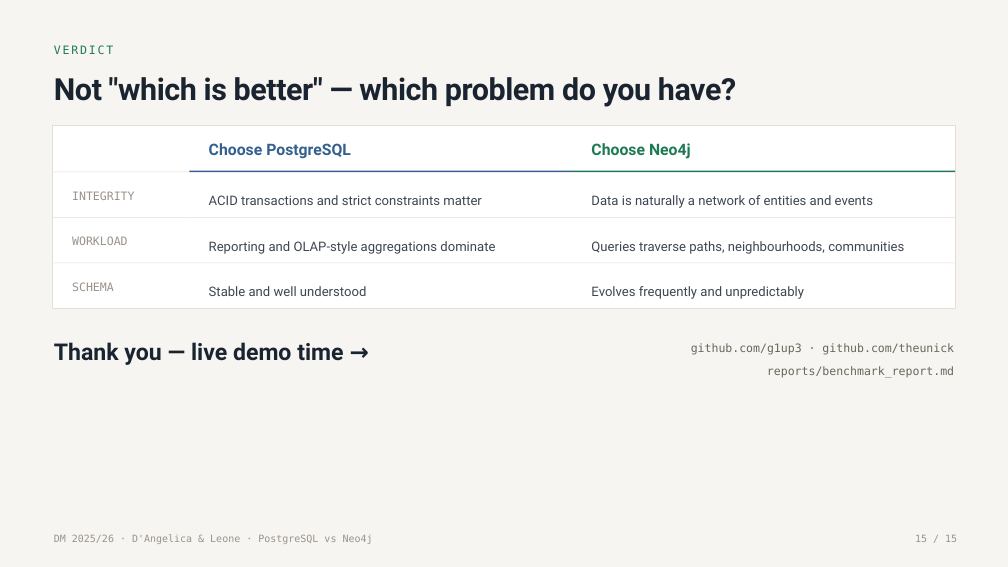
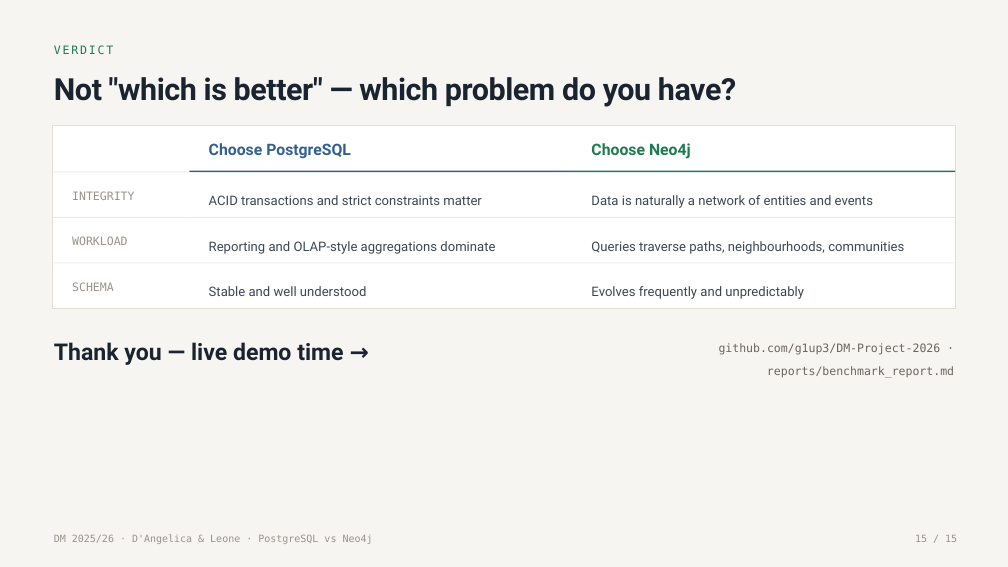
Before and after one commit to g1up3/DM-Project-2026, a slide deck: slide 15 of PostgreSQL_vs_Neo4j_DAngelica_Leone.pptx. Drawn at 1008x567 pixels with LibreOffice and Linux fonts; fonts in the diff are those of the drawing. Boxes give left, top, right and bottom in pixels: in the first picture for what was removed or moved away, otherwise in the second. Text is boxed around its words. In the diff, an @@ line names an element or a change of style, - is before the commit and + after.

```diff
--- a/PostgreSQL_vs_Neo4j_DAngelica_Leone.pptx
+++ b/PostgreSQL_vs_Neo4j_DAngelica_Leone.pptx
@@ text at <box>719,343,954,377</box>: text changed @@
-github.com/g1up3 · github.com/theunick reports/benchmark_report.md
+github.com/g1up3/DM-Project-2026 · reports/benchmark_report.md
```
Also in this commit, not shown: 8 other slides changed.
